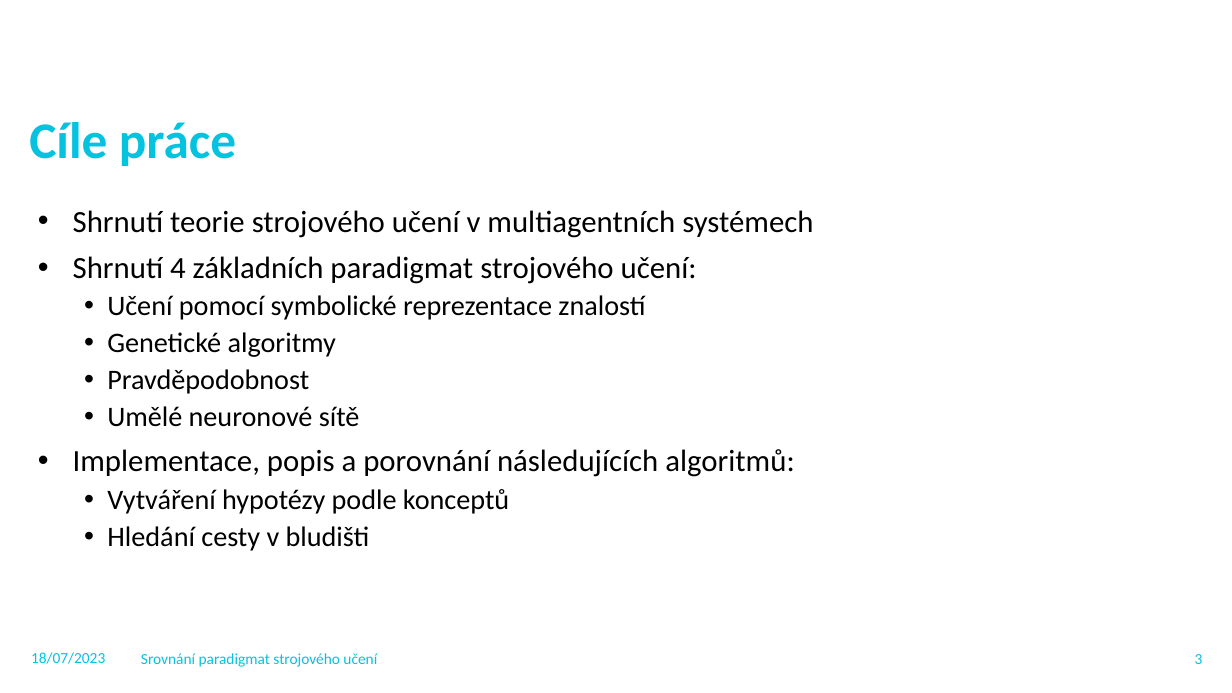
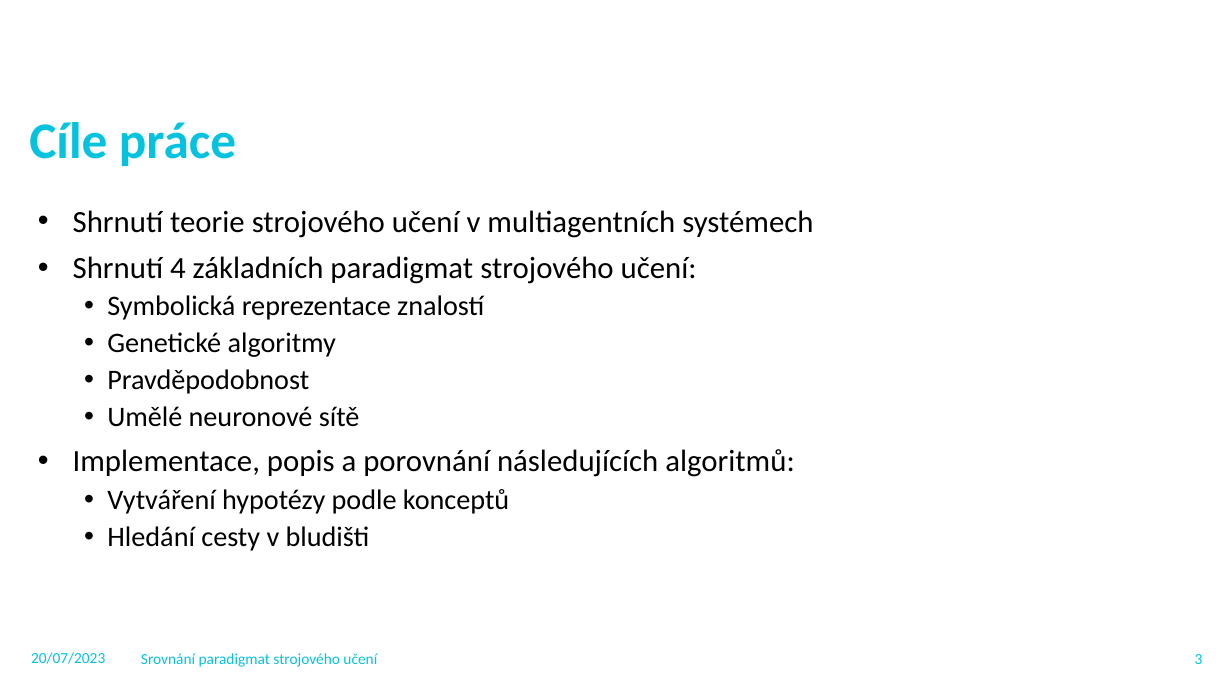
Before and after one commit to Vorteo/BP, a slide deck: slide 4 of Obhajoba_KAL0266.pptx. Drawn at 1232x693 pixels with LibreOffice and Linux fonts; fonts in the diff are those of the drawing; background and template pictures are left out. Boxes give left, top, right and bottom in pixels: in the first picture for what was removed or moved away, otherwise in the second. Text is boxed around its words. In the diff, an @@ line names an element or a change of style, - is before the commit and + after.

```diff
--- a/Obhajoba_KAL0266.pptx
+++ b/Obhajoba_KAL0266.pptx
@@ text at bbox=[107, 295, 484, 320]: text changed @@
-  • Učení pomocí symbolické reprezentace znalostí
+  • Symbolická reprezentace znalostí
@@ text at bbox=[31, 652, 105, 664]: text changed @@
-18/07/2023
+20/07/2023
```
Also in this commit, not shown: 8 other slides changed, 2 other files.
